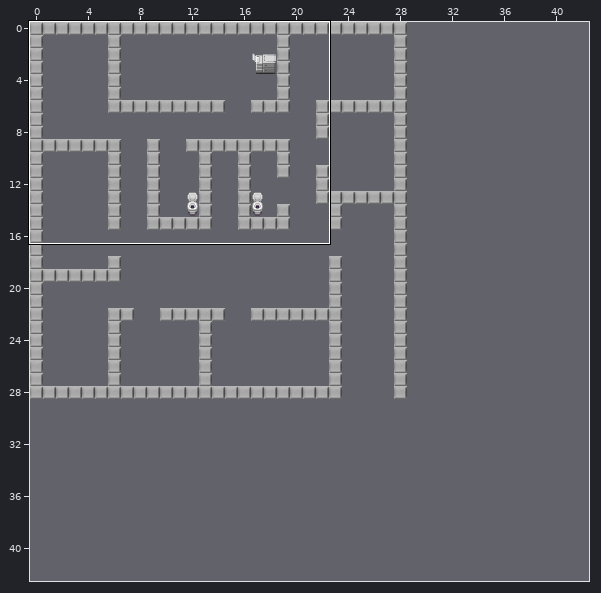
One commit to this Tiled map: main_office.tmx. Above: a wide view before the commit, with the close-up outlined.
Close-up. The starting point:
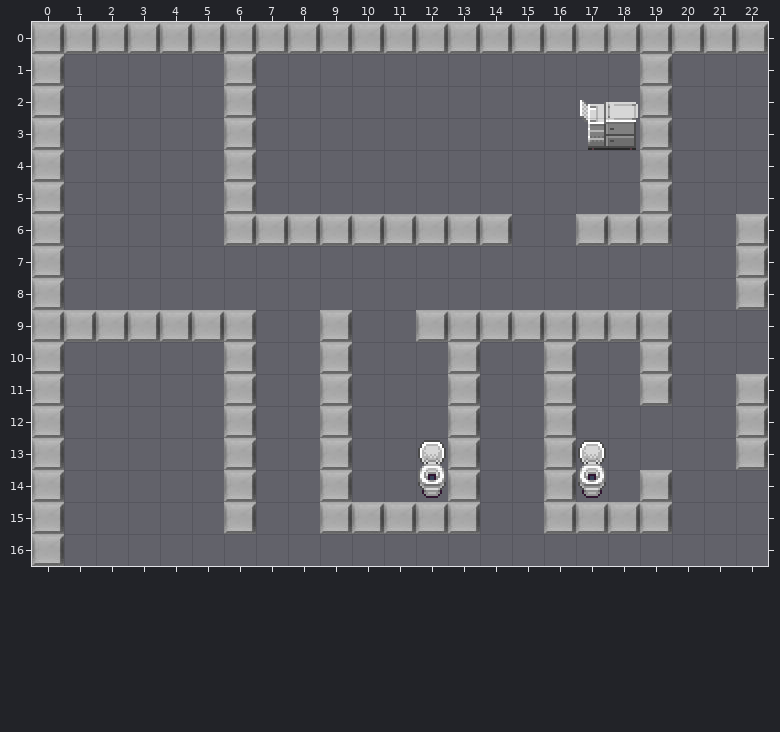
Cells are 32x32 px. Shown: x 0..22, y 0..16. The commit also changed other parts of the map, which this record leaves out. The old version is drawn lined up with the new one.
After the commit:
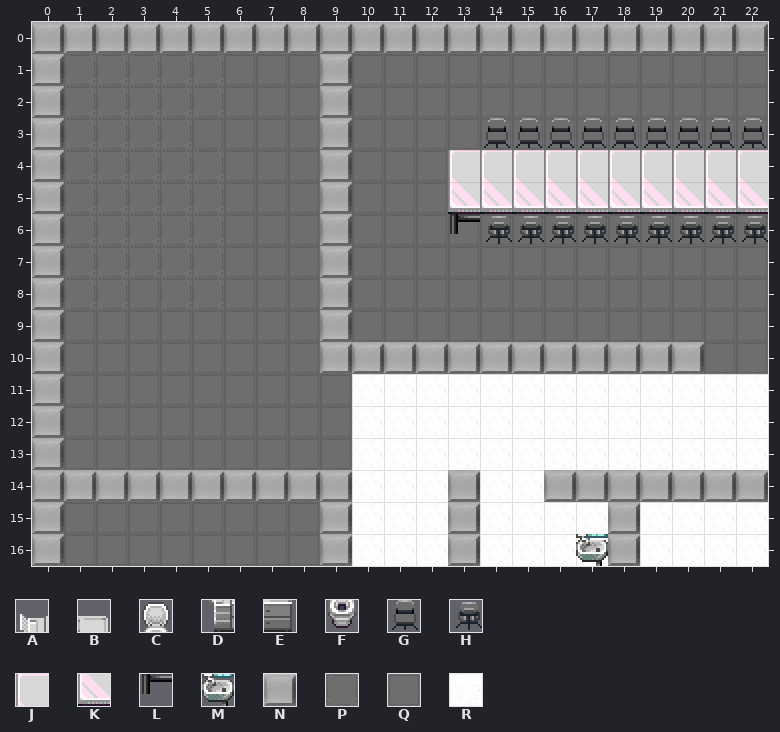
Key: from "Floor": A 56, B 57, C 62, D 72, E 73, F 78, G 112, H 113, J 152, K 168, L 184, M 216; from "Office": N 21, P 30, Q 31, R 52.
_ is an empty cell.
Tiles of an added or newly shown layer are drawn over the layers below it.
Edits made:
map size 29x29 -> 43x43 cells
Layer "carpets" (added):
The edit adds tile P in rows 1 to 2 at x 1 to 5; in row 3 at x 1 to 4; in rows 4 to 7 at x 1 to 5; in row 8 at x 1 to 2 and 4 to 5.
The edit adds tile Q in row 1 at x 6 and 19; in row 2 at x 6 and 17 to 19; in row 3 at x 6 and 14 to 22; in rows 4 to 5 at x 6; in row 6 at x 6 to 8 and 10 to 22; in rows 7 to 8 at x 22.
The edit adds tile Q in row 9 at x 1 to 6 and 12 to 19; in row 10 at x 6; in rows 11 to 13 at x 6 and 9; in row 15 at x 6.
The edit adds tile R in rows 11 to 13 at x 10 to 22; in row 14 at x 10 to 12 and 14 to 15; in rows 15 to 16 at x 10 to 12, 14 to 17 and 19 to 22.
Layer "objects" (added):
The edit adds tile G in row 3 at x 14 to 22.
The edit adds tile H in row 6 at x 14 to 22.
The edit adds tile J in row 4 at x 13 to 22.
The edit adds tile K in row 5 at x 13 to 22.
The edit adds tile L in row 6 at x 13.
The edit adds tile M in row 16 at x 17.
Layer "walls":
Tile F gives way to tile N in row 14 at x 17.
The edit adds tile N in rows 1 to 5 at x 9; in rows 7 to 8 at x 9; in row 10 at x 10 to 12, 14 to 15, 17 to 18 and 20; in row 14 at x 1 to 5, 7 to 8, 18 and 20 to 22; in row 16 at x 9, 13 and 18.
The author cleared tile A in row 2 at x 17.
The author cleared tile B in row 2 at x 18.
The author cleared tile C in row 13 at x 12 and 17.
The author cleared tile D in row 3 at x 17.
The author cleared tile E in row 3 at x 18.
The author cleared tile F in row 14 at x 12.
The author cleared tile N in rows 1 to 5 at x 6 and 19; in row 6 at x 6 to 8, 10 to 14, 17 to 19 and 22; in rows 7 to 8 at x 22; in row 9 at x 1 to 6 and 12 to 19; in row 10 at x 6; in row 11 at x 6, 9, 13, 16, 19 and 22.
The author cleared tile N in rows 12 to 13 at x 6, 9, 13, 16 and 22; in row 15 at x 6, 10 to 12, 16 to 17 and 19.
Where, in picture pixels (left, top, right, bottom), the same in both close-ups:
changed: (64, 54, 768, 566)
